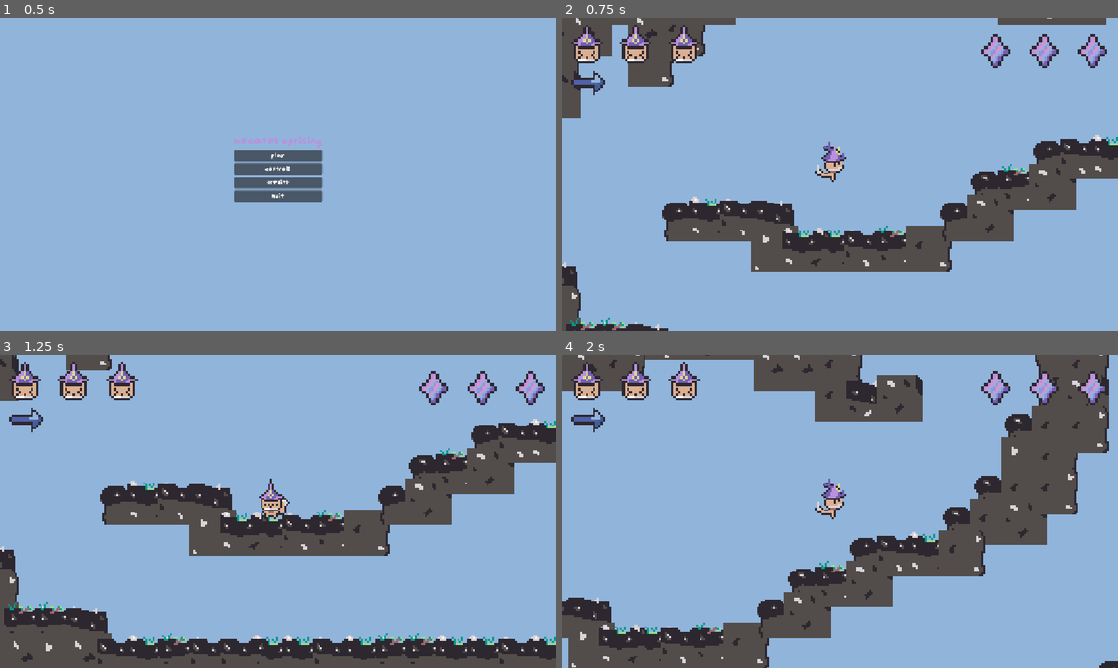
Above: before the commit, frames 1-4 (two rows, left to right).
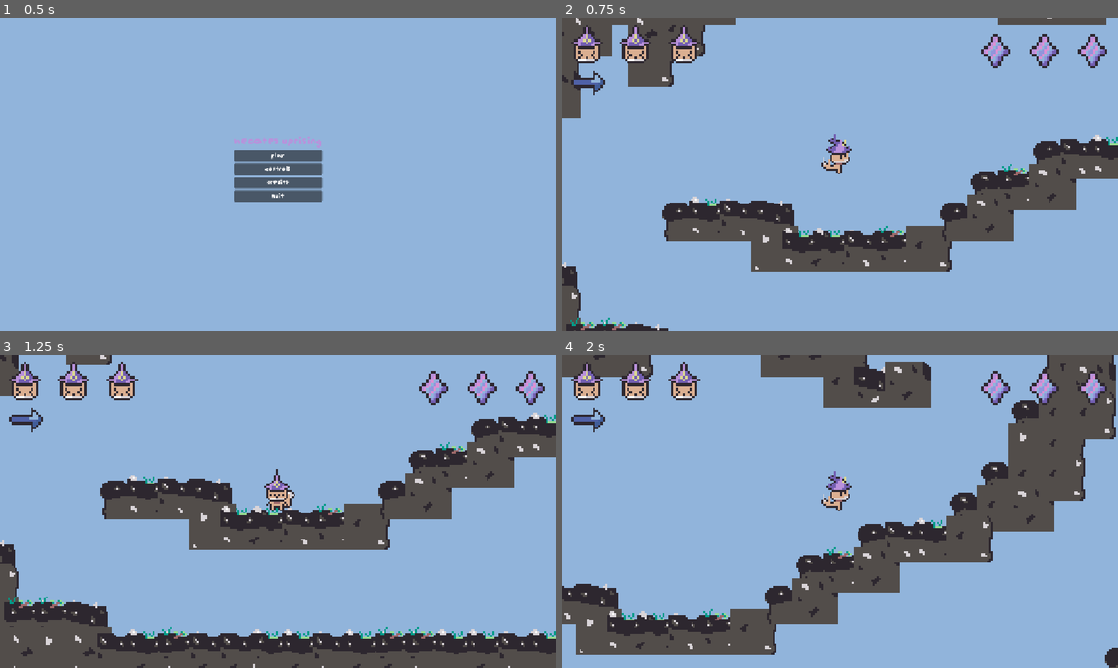
Above: after the commit, the same moments.

Repository: Astral-Scribe/Jame-Gam-Game-Jam-Game
Game: Godot game, scene res://scenes/main_menu.tscn
The game is run twice, just before and just after one commit, with the same random seed, the same clock (stepped at 60 frames per second) and the same inputs.
Inputs (mouse positions are in pixels of both pictures, inside the frame that each line leads up to):
- Up to frame 1 (0.5 s): no input
- Up to frame 2 (0.75 s): click "play" at 0.5 s
- Up to frame 3 (1.25 s): no input
- Up to frame 4 (2 s): tap H (heal) at 1.25 s; move the mouse to (962, 495) at 1.27 s; hold D (move_right) from 1.28 s (still down); hold H (heal) from 1.28 s (still down); tap Shift (dash) at 1.35 s; click (962, 495) at 1.42 s; tap Space (jump) at 1.52, 1.82 s

Frame 1 is identical in both runs. In frame 2, 0.4% of the frame differs, in the area x 45-53%, y 37-53%; in frame 3, 12%; in frame 4, 18%, in the area x 0-100%, y 0-100%.

Commit message:
make player hitboxes more accurate
was trying to reduce the chance of getting stuck on walls/invisible ledges and was successful

Diff:
--- a/game/scenes/playercontroller.tscn
+++ b/game/scenes/playercontroller.tscn
@@ -8,128 +8,128 @@
 [ext_resource type="PackedScene" uid="uid://b67vfbj02k873" path="res://scenes/ui.tscn" id="7_w05ij"]
 
 [sub_resource type="CapsuleShape2D" id="CapsuleShape2D_15fmq"]
-radius = 6.0
-height = 14.826961
+radius = 3.4156914
+height = 12.125052
+
+[sub_resource type="AtlasTexture" id="AtlasTexture_aaehj"]
+atlas = ExtResource("2_jwhlx")
+region = Rect2(3, 100, 21, 21)
+
+[sub_resource type="AtlasTexture" id="AtlasTexture_w05ij"]
+atlas = ExtResource("2_jwhlx")
+region = Rect2(35, 100, 21, 21)
 
 [sub_resource type="AtlasTexture" id="AtlasTexture_7qyo8"]
 atlas = ExtResource("2_jwhlx")
-region = Rect2(0, 96, 32, 32)
+region = Rect2(67, 100, 21, 21)
 
 [sub_resource type="AtlasTexture" id="AtlasTexture_c0k3v"]
 atlas = ExtResource("2_jwhlx")
-region = Rect2(32, 96, 32, 32)
+region = Rect2(0, 168, 24, 24)
 
 [sub_resource type="AtlasTexture" id="AtlasTexture_jd78f"]
 atlas = ExtResource("2_jwhlx")
-region = Rect2(64, 96, 32, 32)
+region = Rect2(32, 168, 24, 24)
 
 [sub_resource type="AtlasTexture" id="AtlasTexture_64qqi"]
 atlas = ExtResource("2_jwhlx")
-region = Rect2(0, 160, 32, 32)
+region = Rect2(64, 168, 24, 24)
 
 [sub_resource type="AtlasTexture" id="AtlasTexture_0xqg8"]
 atlas = ExtResource("2_jwhlx")
-region = Rect2(32, 160, 32, 32)
+region = Rect2(96, 168, 24, 24)
 
 [sub_resource type="AtlasTexture" id="AtlasTexture_p7ool"]
 atlas = ExtResource("2_jwhlx")
-region = Rect2(64, 160, 32, 32)
+region = Rect2(0, 200, 24, 24)
 
 [sub_resource type="AtlasTexture" id="AtlasTexture_nwdjr"]
 atlas = ExtResource("2_jwhlx")
-region = Rect2(96, 160, 32, 32)
+region = Rect2(32, 200, 24, 24)
 
 [sub_resource type="AtlasTexture" id="AtlasTexture_lxni5"]
 atlas = ExtResource("2_jwhlx")
-region = Rect2(0, 192, 32, 32)
+region = Rect2(64, 200, 24, 24)
 
 [sub_resource type="AtlasTexture" id="AtlasTexture_8odhr"]
 atlas = ExtResource("2_jwhlx")
-region = Rect2(32, 192, 32, 32)
+region = Rect2(96, 200, 24, 24)
 
 [sub_resource type="AtlasTexture" id="AtlasTexture_pyy6i"]
 atlas = ExtResource("2_jwhlx")
-region = Rect2(64, 192, 32, 32)
+region = Rect2(0, 136, 24, 24)
 
 [sub_resource type="AtlasTexture" id="AtlasTexture_aq3qa"]
 atlas = ExtResource("2_jwhlx")
-region = Rect2(96, 192, 32, 32)
+region = Rect2(0, 40, 24, 24)
 
 [sub_resource type="AtlasTexture" id="AtlasTexture_lmq4j"]
 atlas = ExtResource("2_jwhlx")
-region = Rect2(0, 128, 32, 32)
+region = Rect2(32, 40, 24, 24)
+
+[sub_resource type="AtlasTexture" id="AtlasTexture_cg6i8"]
+atlas = ExtResource("2_jwhlx")
+region = Rect2(64, 40, 24, 24)
+
+[sub_resource type="AtlasTexture" id="AtlasTexture_wwlhn"]
+atlas = ExtResource("2_jwhlx")
+region = Rect2(96, 40, 24, 24)
 
 [sub_resource type="AtlasTexture" id="AtlasTexture_522im"]
-atlas = ExtResource("2_jwhlx")
-region = Rect2(0, 32, 32, 32)
+atlas = ExtResource("3_w05ij")
+region = Rect2(0, 200, 21, 24)
 
 [sub_resource type="AtlasTexture" id="AtlasTexture_u8e61"]
-atlas = ExtResource("2_jwhlx")
-region = Rect2(32, 32, 32, 32)
+atlas = ExtResource("3_w05ij")
+region = Rect2(21, 200, 21, 24)
 
 [sub_resource type="AtlasTexture" id="AtlasTexture_4ofut"]
-atlas = ExtResource("2_jwhlx")
-region = Rect2(64, 32, 32, 32)
+atlas = ExtResource("3_w05ij")
+region = Rect2(42, 200, 21, 24)
 
 [sub_resource type="AtlasTexture" id="AtlasTexture_rcme7"]
-atlas = ExtResource("2_jwhlx")
-region = Rect2(96, 32, 32, 32)
+atlas = ExtResource("3_w05ij")
+region = Rect2(63, 200, 21, 24)
 
 [sub_resource type="AtlasTexture" id="AtlasTexture_3spgh"]
 atlas = ExtResource("3_w05ij")
-region = Rect2(0, 192, 21, 32)
+region = Rect2(84, 200, 21, 24)
 
 [sub_resource type="AtlasTexture" id="AtlasTexture_72sdr"]
 atlas = ExtResource("3_w05ij")
-region = Rect2(21, 192, 21, 32)
+region = Rect2(105, 200, 21, 24)
 
 [sub_resource type="AtlasTexture" id="AtlasTexture_mayxb"]
 atlas = ExtResource("3_w05ij")
-region = Rect2(42, 192, 21, 32)
+region = Rect2(126, 200, 21, 24)
 
 [sub_resource type="AtlasTexture" id="AtlasTexture_xd5tk"]
-atlas = ExtResource("3_w05ij")
-region = Rect2(63, 192, 21, 32)
+atlas = ExtResource("2_jwhlx")
+region = Rect2(0, 72, 24, 24)
 
 [sub_resource type="AtlasTexture" id="AtlasTexture_wi8cu"]
-atlas = ExtResource("3_w05ij")
-region = Rect2(84, 192, 21, 32)
+atlas = ExtResource("2_jwhlx")
+region = Rect2(32, 72, 24, 24)
 
 [sub_resource type="AtlasTexture" id="AtlasTexture_7e7dn"]
-atlas = ExtResource("3_w05ij")
-region = Rect2(105, 192, 21, 32)
+atlas = ExtResource("2_jwhlx")
+region = Rect2(64, 72, 24, 24)
 
 [sub_resource type="AtlasTexture" id="AtlasTexture_2dxox"]
-atlas = ExtResource("3_w05ij")
-region = Rect2(126, 192, 21, 32)
-
-[sub_resource type="AtlasTexture" id="AtlasTexture_1tad6"]
-atlas = ExtResource("2_jwhlx")
-region = Rect2(0, 64, 32, 32)
-
-[sub_resource type="AtlasTexture" id="AtlasTexture_g2mw7"]
-atlas = ExtResource("2_jwhlx")
-region = Rect2(32, 64, 32, 32)
-
-[sub_resource type="AtlasTexture" id="AtlasTexture_tthw0"]
-atlas = ExtResource("2_jwhlx")
-region = Rect2(64, 64, 32, 32)
-
-[sub_resource type="AtlasTexture" id="AtlasTexture_q85gi"]
-atlas = ExtResource("2_jwhlx")
-region = Rect2(32, 64, 32, 32)
+atlas = ExtResource("2_jwhlx")
+region = Rect2(32, 72, 24, 24)
 
 [sub_resource type="SpriteFrames" id="SpriteFrames_wfsmp"]
 animations = [{
 "frames": [{
 "duration": 1.0,
+"texture": SubResource("AtlasTexture_aaehj")
+}, {
+"duration": 1.0,
+"texture": SubResource("AtlasTexture_w05ij")
+}, {
+"duration": 1.0,
 "texture": SubResource("AtlasTexture_7qyo8")
-}, {
-"duration": 1.0,
-"texture": SubResource("AtlasTexture_c0k3v")
-}, {
-"duration": 1.0,
-"texture": SubResource("AtlasTexture_jd78f")
 }],
 "loop": 1,
 "name": &"attack",
@@ -137,58 +137,58 @@
 }, {
 "frames": [{
 "duration": 1.0,
+"texture": SubResource("AtlasTexture_c0k3v")
+}, {
+"duration": 1.0,
+"texture": SubResource("AtlasTexture_jd78f")
+}, {
+"duration": 1.0,
 "texture": SubResource("AtlasTexture_64qqi")
 }, {
 "duration": 1.0,
 "texture": SubResource("AtlasTexture_0xqg8")
-}, {
+}],
+"loop": 1,
+"name": &"dash",
+"speed": 5.0
+}, {
+"frames": [{
 "duration": 1.0,
 "texture": SubResource("AtlasTexture_p7ool")
 }, {
 "duration": 1.0,
 "texture": SubResource("AtlasTexture_nwdjr")
-}],
-"loop": 1,
-"name": &"dash",
-"speed": 5.0
-}, {
-"frames": [{
+}, {
 "duration": 1.0,
 "texture": SubResource("AtlasTexture_lxni5")
 }, {
 "duration": 1.0,
 "texture": SubResource("AtlasTexture_8odhr")
-}, {
+}],
+"loop": 1,
+"name": &"fall",
+"speed": 5.0
+}, {
+"frames": [{
 "duration": 1.0,
 "texture": SubResource("AtlasTexture_pyy6i")
-}, {
+}],
+"loop": 1,
+"name": &"heal",
+"speed": 5.0
+}, {
+"frames": [{
 "duration": 1.0,
 "texture": SubResource("AtlasTexture_aq3qa")
-}],
-"loop": 1,
-"name": &"fall",
-"speed": 5.0
-}, {
-"frames": [{
+}, {
 "duration": 1.0,
 "texture": SubResource("AtlasTexture_lmq4j")
-}],
-"loop": 1,
-"name": &"heal",
-"speed": 5.0
-}, {
-"frames": [{
-"duration": 1.0,
-"texture": SubResource("AtlasTexture_522im")
-}, {
-"duration": 1.0,
-"texture": SubResource("AtlasTexture_u8e61")
-}, {
-"duration": 1.0,
-"texture": SubResource("AtlasTexture_4ofut")
-}, {
-"duration": 1.0,
-"texture": SubResource("AtlasTexture_rcme7")
+}, {
+"duration": 1.0,
+"texture": SubResource("AtlasTexture_cg6i8")
+}, {
+"duration": 1.0,
+"texture": SubResource("AtlasTexture_wwlhn")
 }],
 "loop": 1,
 "name": &"idle",
@@ -196,6 +196,18 @@
 }, {
 "frames": [{
 "duration": 1.0,
+"texture": SubResource("AtlasTexture_522im")
+}, {
+"duration": 1.0,
+"texture": SubResource("AtlasTexture_u8e61")
+}, {
+"duration": 1.0,
+"texture": SubResource("AtlasTexture_4ofut")
+}, {
+"duration": 1.0,
+"texture": SubResource("AtlasTexture_rcme7")
+}, {
+"duration": 1.0,
 "texture": SubResource("AtlasTexture_3spgh")
 }, {
 "duration": 1.0,
@@ -203,7 +215,12 @@
 }, {
 "duration": 1.0,
 "texture": SubResource("AtlasTexture_mayxb")
-}, {
+}],
+"loop": 1,
+"name": &"jump",
+"speed": 5.0
+}, {
+"frames": [{
 "duration": 1.0,
 "texture": SubResource("AtlasTexture_xd5tk")
 }, {
@@ -217,28 +234,13 @@
 "texture": SubResource("AtlasTexture_2dxox")
 }],
 "loop": 1,
-"name": &"jump",
-"speed": 5.0
-}, {
-"frames": [{
-"duration": 1.0,
-"texture": SubResource("AtlasTexture_1tad6")
-}, {
-"duration": 1.0,
-"texture": SubResource("AtlasTexture_g2mw7")
-}, {
-"duration": 1.0,
-"texture": SubResource("AtlasTexture_tthw0")
-}, {
-"duration": 1.0,
-"texture": SubResource("AtlasTexture_q85gi")
-}],
-"loop": 1,
 "name": &"walk",
 "speed": 5.0
 }]
 
-[sub_resource type="CircleShape2D" id="CircleShape2D_15fmq"]
+[sub_resource type="CapsuleShape2D" id="CapsuleShape2D_1icg0"]
+radius = 8.4305
+height = 20.71833
 
 [sub_resource type="CircleShape2D" id="CircleShape2D_wfsmp"]
 
@@ -248,30 +250,30 @@
 
 [node name="PlayerJumpCollision" type="CollisionShape2D" parent="." unique_id=574535359]
 physics_interpolation_mode = 1
-position = Vector2(-3, -5)
-scale = Vector2(0.6330204, 1.0791153)
+position = Vector2(0, -7)
+scale = Vector2(0.87829953, 1.1546341)
 shape = SubResource("CapsuleShape2D_15fmq")
 
 [node name="Camera2D" type="Camera2D" parent="." unique_id=1886191754]
 zoom = Vector2(4, 4)
 
 [node name="PlayerAnimator" type="AnimatedSprite2D" parent="." unique_id=569411277]
-position = Vector2(2, -12)
+position = Vector2(1, -12)
 sprite_frames = SubResource("SpriteFrames_wfsmp")
 animation = &"walk"
-frame_progress = 0.6358032
 
 [node name="hurtbox" type="Area2D" parent="." unique_id=522365120]
-position = Vector2(-1.9999998, -5)
+visible = false
+position = Vector2(-2.3841858e-07, -7)
 scale = Vector2(0.9841699, 1.0052549)
 collision_layer = 4
 collision_mask = 0
 script = ExtResource("4_sin08")
 
 [node name="CollisionShape2D" type="CollisionShape2D" parent="hurtbox" unique_id=3551002]
-position = Vector2(-1.016085, 0.9947722)
+position = Vector2(2.4225335e-07, -0.99477255)
 scale = Vector2(0.60262436, 0.7682261)
-shape = SubResource("CircleShape2D_15fmq")
+shape = SubResource("CapsuleShape2D_1icg0")
 
 [node name="InvincibilityTimer" type="Timer" parent="hurtbox" unique_id=111175142]
 wait_time = 0.5
@@ -285,15 +287,17 @@
 scale = Vector2(1.25, 1.25)
 
 [node name="PauseMenu" parent="." unique_id=2070311326 instance=ExtResource("4_sulk2")]
+visible = false
 scale = Vector2(0.5, 0.5)
 
 [node name="divehitbox" type="Area2D" parent="." unique_id=1470422868]
-position = Vector2(4, 3)
+visible = false
+position = Vector2(0, -9)
 scale = Vector2(1.5, 1.5)
 collision_layer = 128
 collision_mask = 32
 
 [node name="CollisionShape2D" type="CollisionShape2D" parent="divehitbox" unique_id=126415862]
-position = Vector2(-3.3333333, -9.333333)
+position = Vector2(7.1525574e-07, 9.536743e-07)
 scale = Vector2(0.7, 0.7)
 shape = SubResource("CircleShape2D_wfsmp")
